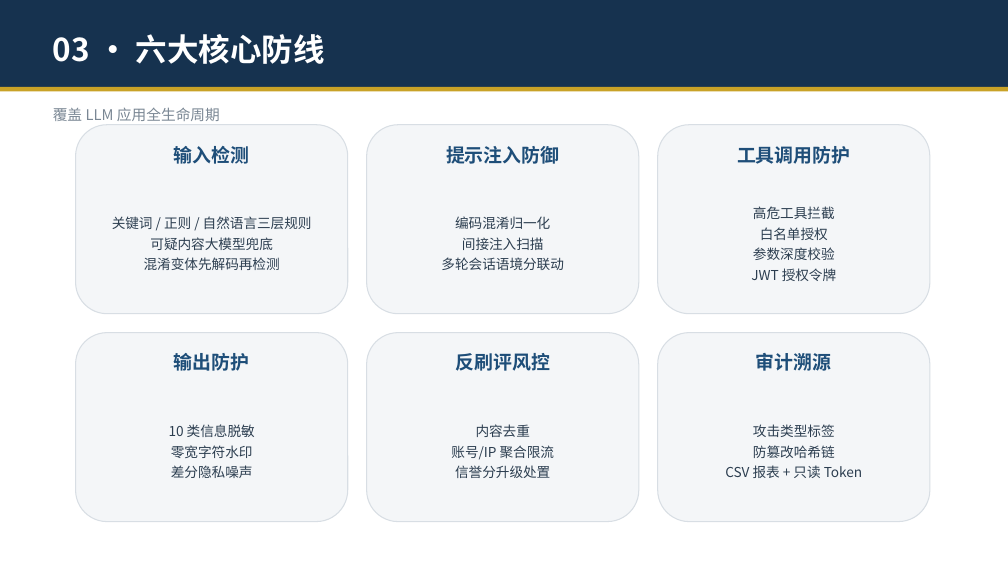
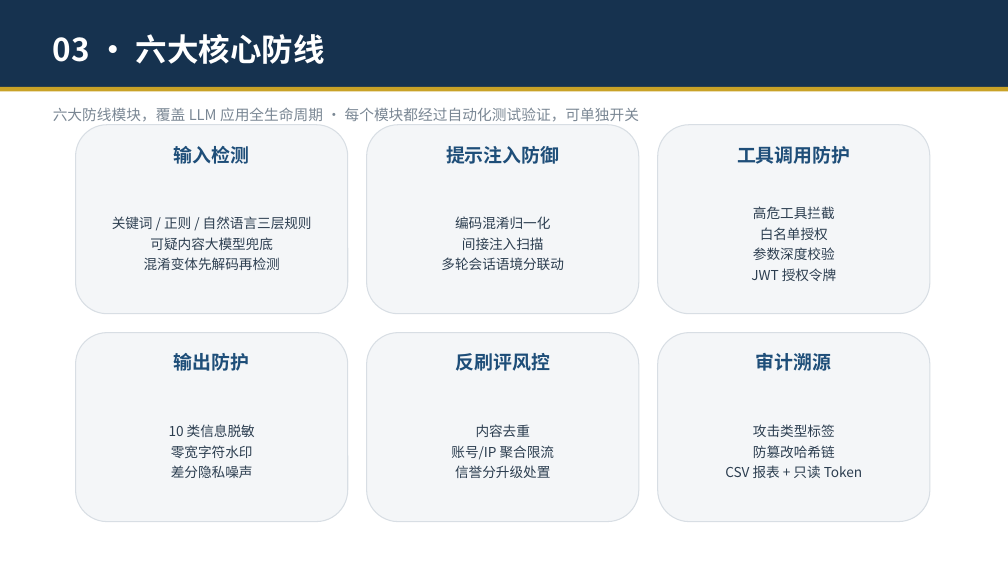
Before and after one commit to zhengyucheng-ktt/security-guard-agent, a slide deck: slide 5 of 安全交互守护智能体-演示.pptx. Drawn at 1008x567 pixels with LibreOffice and Linux fonts; fonts in the diff are those of the drawing. Boxes give left, top, right and bottom in pixels: in the first picture for what was removed or moved away, otherwise in the second. Text is boxed around its words. In the diff, an @@ line names an element or a change of style, - is before the commit and + after.

```diff
--- a/安全交互守护智能体-演示.pptx
+++ b/安全交互守护智能体-演示.pptx
@@ text at (x1=53, y1=107, x2=639, y2=122): text changed @@
-覆盖 LLM 应用全生命周期
+六大防线模块，覆盖 LLM 应用全生命周期 · 每个模块都经过自动化测试验证，可单独开关
```
Also in this commit, not shown: 13 other slides changed, 1 slide added.
